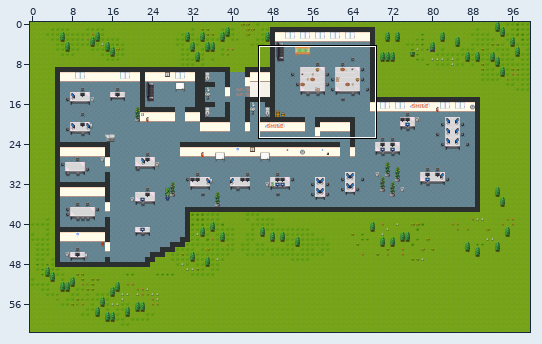
Tiled map (JSON) -- maps/lille_agency.json. The first picture is a wide view before the edit; the outline marks the close-up.
Close-up. Before the commit:
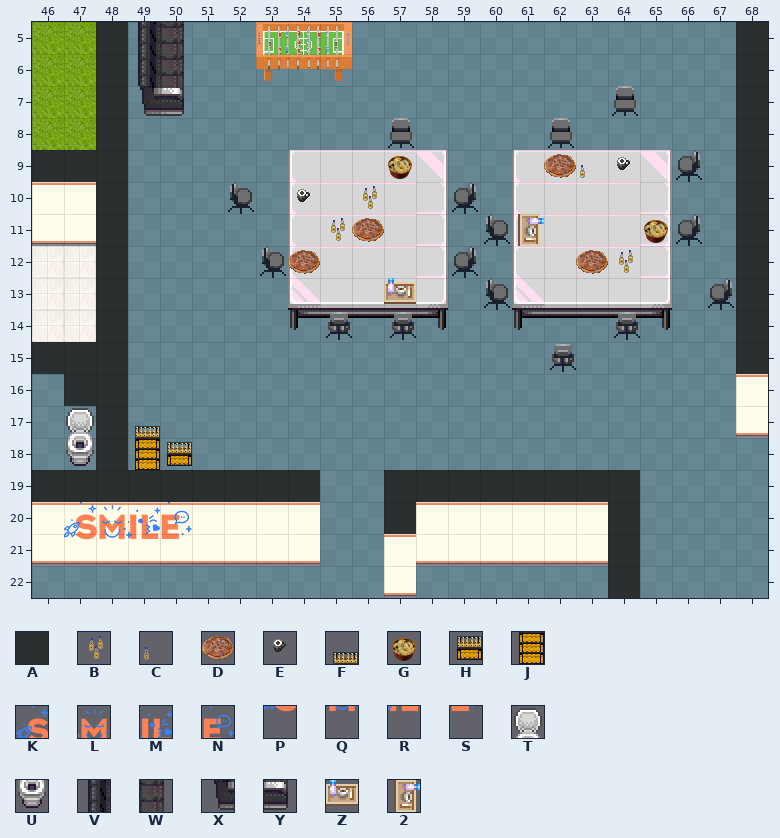
Cells are 32x32 px. Shown: x 46..68, y 5..22.
Key: from "custom_tileset_1": A 24; from "food_and_drinks": B 3, C 6, D 48, E 49, F 82, G 84, H 96, J 98; from "sign_and_text": K 0, L 1, M 2, N 3, P 8, Q 9, R 10, S 11; from "tilesets_deviant_milkian_1": T 62, U 78, V 106, W 123, X 138, Y 139, Z 221, 2 221 turned 90.
_ is an empty cell.
Layers that did not change in this view are not listed.
Layer "Objects" before, first column x 46:
 5 ___VW__________________
 6 ___VW__________________
 7 ___XY__________________
 8 _______________________
 9 ___________G____DCE___A
10 ________E_B___________A
11 _________BD____2___G__A
12 ________D________DB___A
13 ___________Z__________A
14 ______________________A
15 ______________________A
16 _______________________
17 _T_F___________________
18 _U_JH__________________
19 _______________________
20 _KLMN__________________
21 _PQRS__________________
22 _______________________
After:
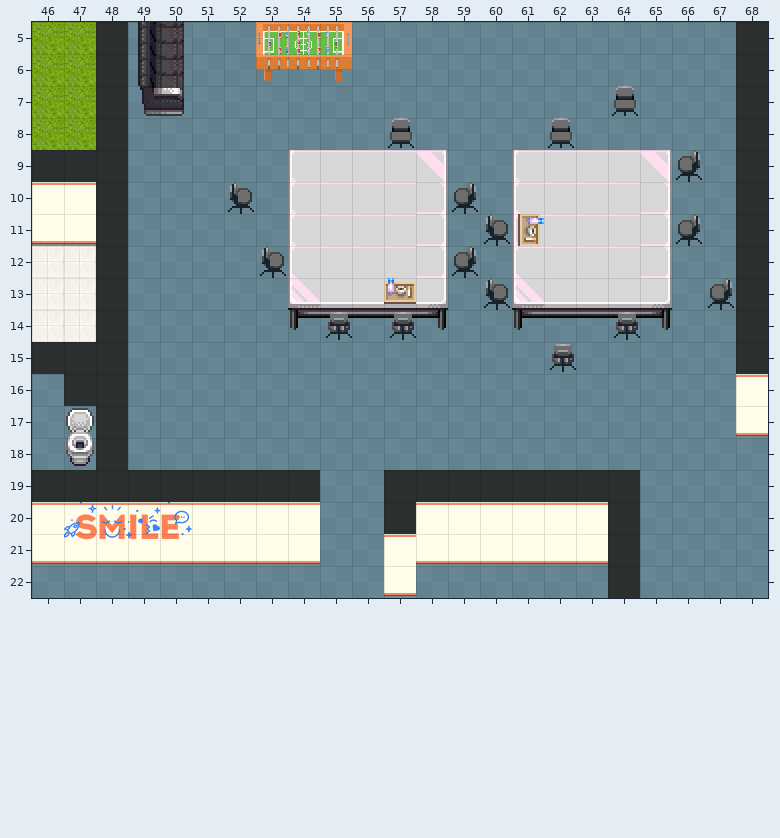
Commit message: Deploying to gh-pages from master @ 998a37106722cd51210bf9ecb357a24234eff01e 🚀
Diff:
Layer "Objects":
Tile B is removed in row 10 at x 56; in row 11 at x 55; in row 12 at x 64.
Tile C is removed in row 9 at x 63.
Tile D is removed in row 9 at x 62; in row 11 at x 56; in row 12 at x 54 and 63.
Tile E is removed in row 9 at x 64; in row 10 at x 54.
Tile F is removed in row 17 at x 49.
Tile G is removed in row 9 at x 57; in row 11 at x 65.
Tile H is removed in row 18 at x 50.
Tile J is removed in row 18 at x 49.
Boxes around the changes in both close-ups, in picture pixels (x1, y1, x2, y2):
removed: (288, 156, 412, 274)
removed: (544, 154, 630, 178)
removed: (576, 220, 668, 274)
removed: (135, 426, 192, 470)
